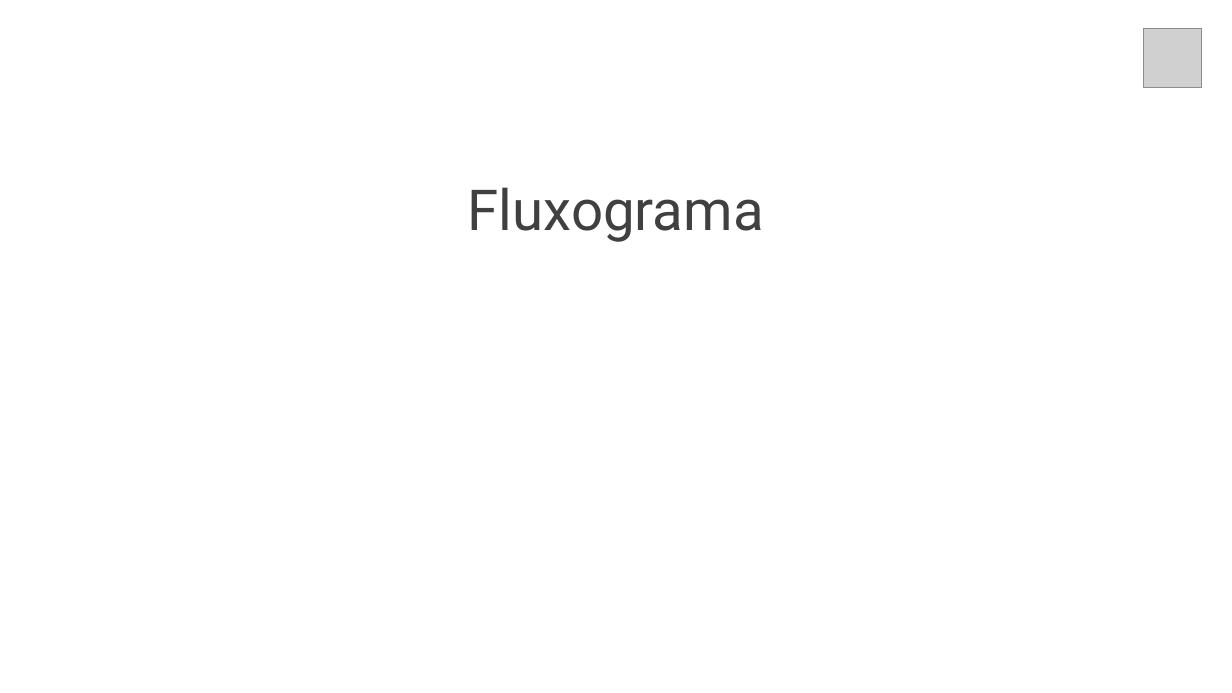
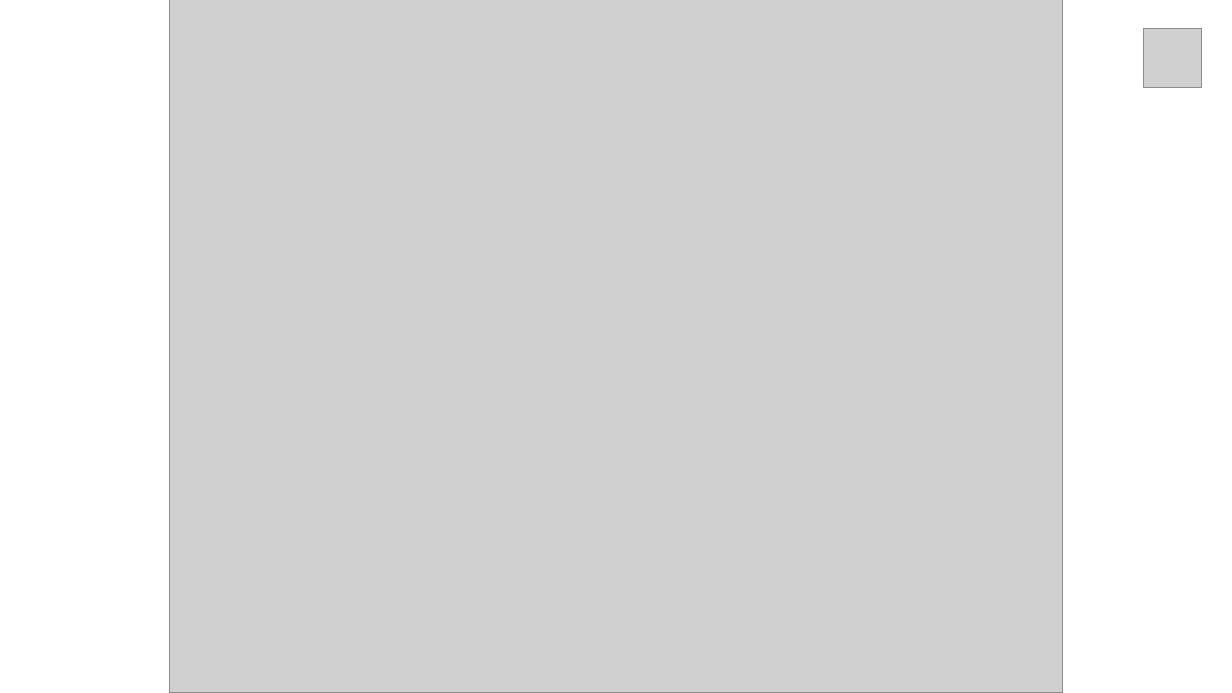
Before and after one commit to gui-ss/projeto-bandtec, a slide deck: slide 30 of documentacao/chameleon.pptx (slide 27 before the commit). Drawn at 1232x693 pixels with LibreOffice and Linux fonts; fonts in the diff are those of the drawing; grey boxes stand for pictures. Boxes give left, top, right and bottom in pixels: in the first picture for what was removed or moved away, otherwise in the second. Text is boxed around its words. In the diff, an @@ line names an element or a change of style, - is before the commit and + after.

```diff
--- a/documentacao/chameleon.pptx
+++ b/documentacao/chameleon.pptx
@@ picture added at (170,0,1063,693) @@
@@ text removed at (468,187,764,242) @@
-Fluxograma
```
Also in this commit, not shown: 12 other slides changed, 5 slides added, 1 slide removed, 5 other files.
